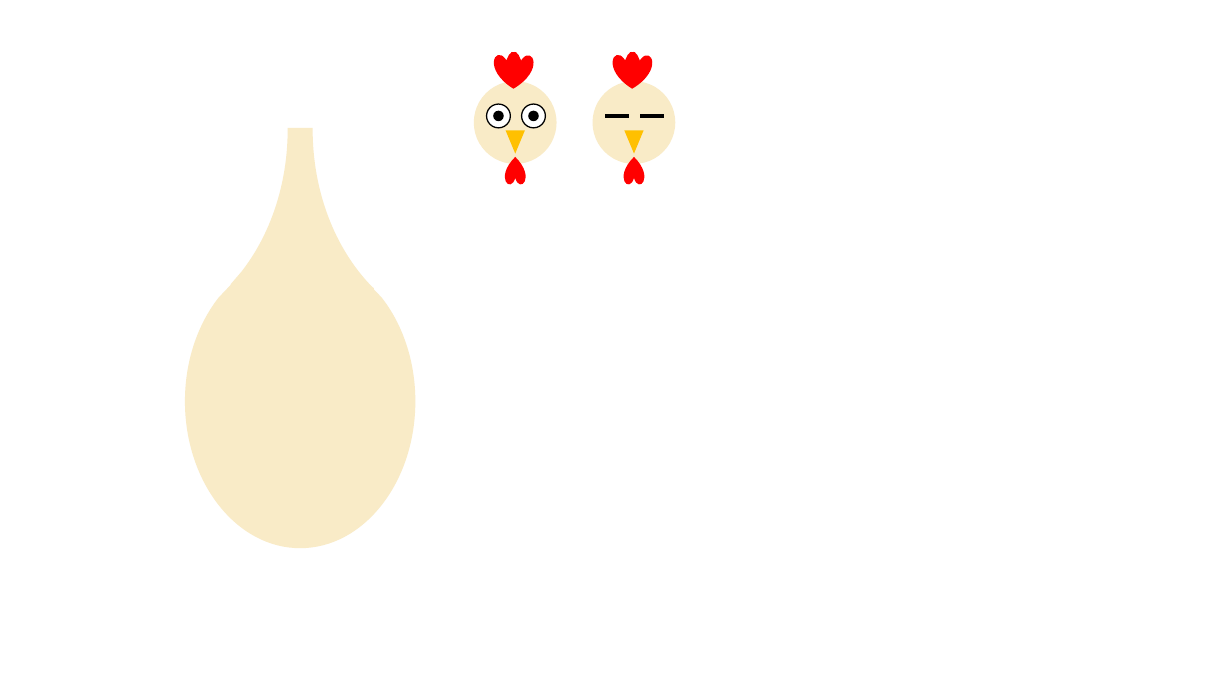
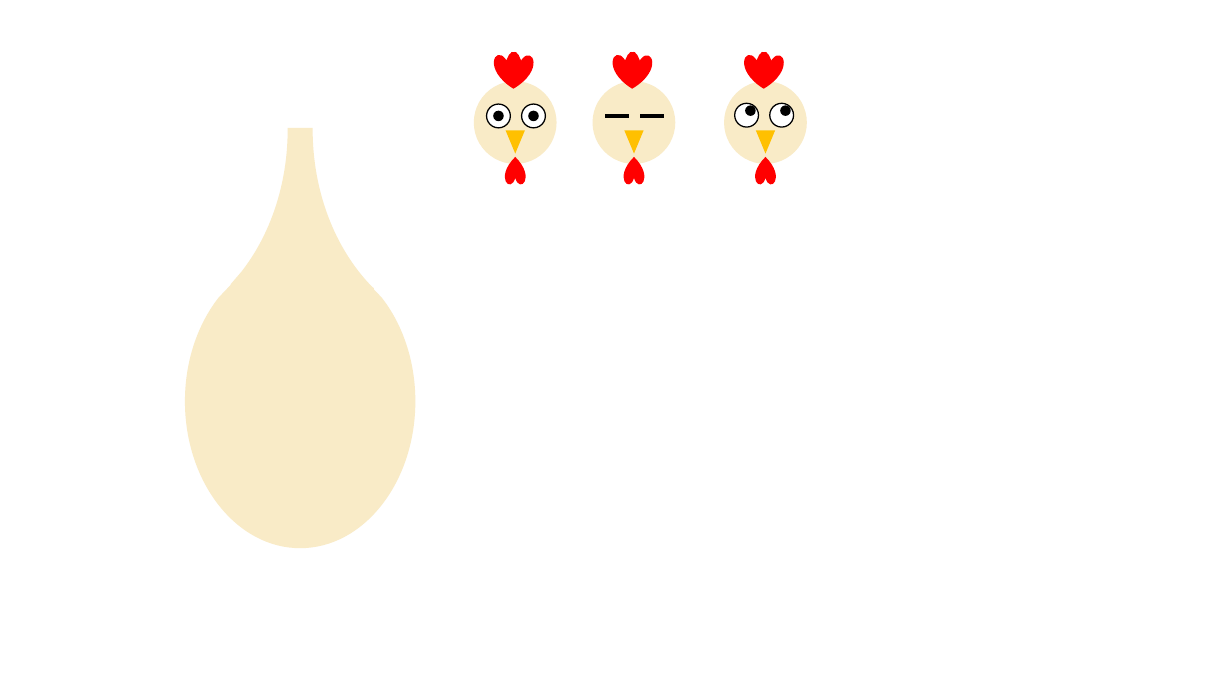
Before and after one commit to panggun-ju/bird-head, a slide deck: slide 1 of drawing.pptx. Drawn at 1232x693 pixels with LibreOffice and Linux fonts; fonts in the diff are those of the drawing. Boxes give left, top, right and bottom in pixels: in the first picture for what was removed or moved away, otherwise in the second. Text is boxed around its words. In the diff, an @@ line names an element or a change of style, - is before the commit and + after.

```diff
--- a/drawing.pptx
+++ b/drawing.pptx
@@ freeform shape added at [742,48,789,92], fill #FF0000 @@
@@ ellipse added at [725,81,808,165], fill #F9EBC7 @@
@@ ellipse added at [735,104,759,128], fill #FFFFFF, outline #000000 1 pt @@
@@ ellipse added at [745,105,755,116], fill #000000 @@
@@ ellipse added at [770,104,794,128], fill #FFFFFF, outline #000000 1 pt @@
@@ ellipse added at [780,105,790,116], fill #000000 @@
@@ triangle added at [756,130,775,153], fill #FFC000 @@
@@ heart added at [755,157,775,185], fill #FF0000 @@
```
Also in this commit, not shown: 1 other file.
